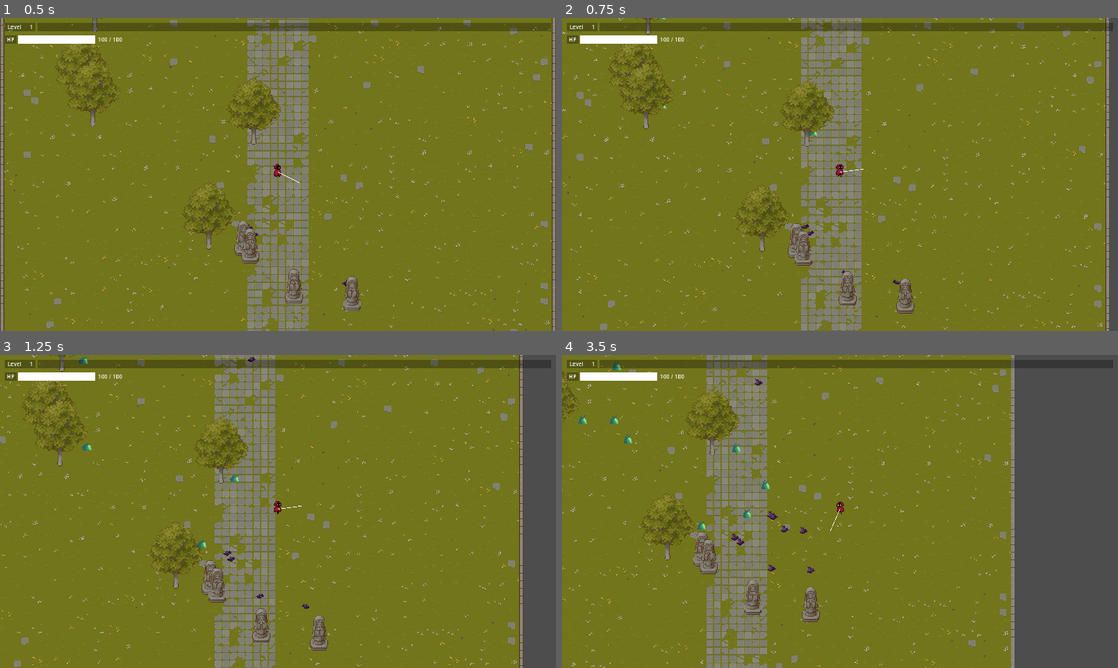
Above: before the commit, frames 1-4 (two rows, left to right).
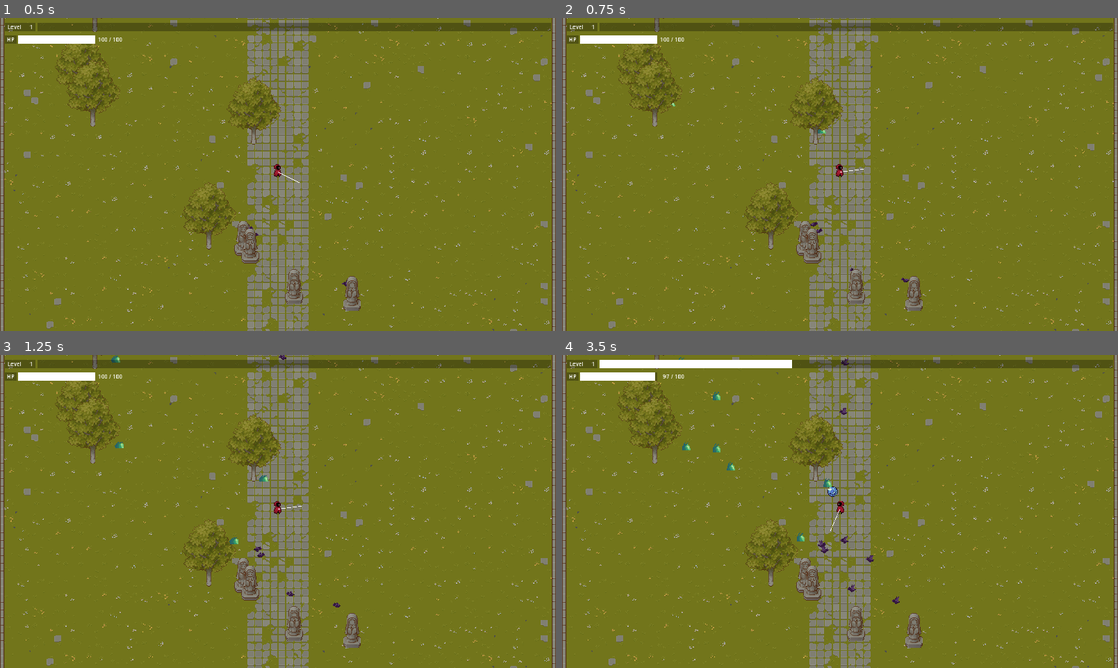
Above: after the commit, the same moments.

Repository: reyhanfarabi/project-survive
Game: Godot game, scene res://scenes/game.tscn
Same seed, same stepped clock (60 frames per second), same inputs: the game is played once before the commit and once after it. The project has no main scene, so this scene is started directly.
Inputs (mouse positions are in pixels of both pictures, inside the frame that each line leads up to):
- Up to frame 1 (0.5 s): no input
- Up to frame 2 (0.75 s): tap Enter at 0.5 s; move the mouse to (962, 158) at 0.52 s; hold D (right) from 0.53 s (still down); tap W (top) at 0.6 s
- Up to frame 3 (1.25 s): keep holding D (right)
- Up to frame 4 (3.5 s): move the mouse to (728, 527) at 1.27 s; release D (right) at 1.28 s; hold S (down) 1.28-2.03 s; tap W (top) at 1.35, 2.1, 2.85 s; move the mouse to (895, 442) at 2.02 s; hold D (right) from 2.03 s (still down); move the mouse to (812, 574) at 2.77 s

Frame 1 is identical in both runs. In frame 2, 15% of the frame differs, in the area x 0-100%, y 0-100%; in frame 3, 24%; in frame 4, 40%.
Error after the commit: Invalid assignment of property or key 'velocity' with value of type 'Vector2' on a base object of type 'null instance'. (res://scripts/player/player_movement_c…

Commit message:
create player movement component into scene

Diff:
--- a/scenes/player.tscn
+++ b/scenes/player.tscn
@@ -4,7 +4,7 @@
 [ext_resource type="Resource" uid="uid://c2ghf4uta802a" path="res://resources/entity/player.tres" id="2_qj0p0"]
 [ext_resource type="Shader" path="res://shaders/player.gdshader" id="3_1qxah"]
 [ext_resource type="Texture2D" uid="uid://bmqmoixufgv1m" path="res://assets/hooded_protagonist/character_sprite.png" id="4_plceh"]
-[ext_resource type="Script" path="res://scripts/player/player_movement_component.gd" id="5_q1hsw"]
+[ext_resource type="PackedScene" uid="uid://dvkfa15qiwcra" path="res://scenes/player/player_movement_component.tscn" id="5_hm3sn"]
 
 [sub_resource type="ShaderMaterial" id="ShaderMaterial_m5hxm"]
 shader = ExtResource("3_1qxah")
@@ -227,10 +227,8 @@
 "": SubResource("AnimationLibrary_100jl")
 }
 
-[node name="PlayerMovementComponent" type="Node2D" parent="." node_paths=PackedStringArray("_body", "_animation_player")]
-script = ExtResource("5_q1hsw")
-_resource = ExtResource("2_qj0p0")
-_body = NodePath("..")
-_animation_player = NodePath("../AnimationPlayer")
+[node name="PlayerMovementComponent" parent="." instance=ExtResource("5_hm3sn")]
+
+[node name="PlayerLookAtComponent" type="Node2D" parent="."]
 
 [connection signal="timeout" from="AttackTimer" to="." method="_on_attack_timer_timeout"]
--- /dev/null
+++ b/scenes/player/player_movement_component.tscn
@@ -0,0 +1,10 @@
+[gd_scene load_steps=3 format=3 uid="uid://dvkfa15qiwcra"]
+
+[ext_resource type="Script" path="res://scripts/player/player_movement_component.gd" id="1_x4ju7"]
+[ext_resource type="Resource" uid="uid://c2ghf4uta802a" path="res://resources/entity/player.tres" id="2_7wthu"]
+
+[node name="PlayerMovementComponent" type="Node2D" node_paths=PackedStringArray("_body", "_animation_player")]
+script = ExtResource("1_x4ju7")
+_resource = ExtResource("2_7wthu")
+_body = NodePath("")
+_animation_player = NodePath("")
